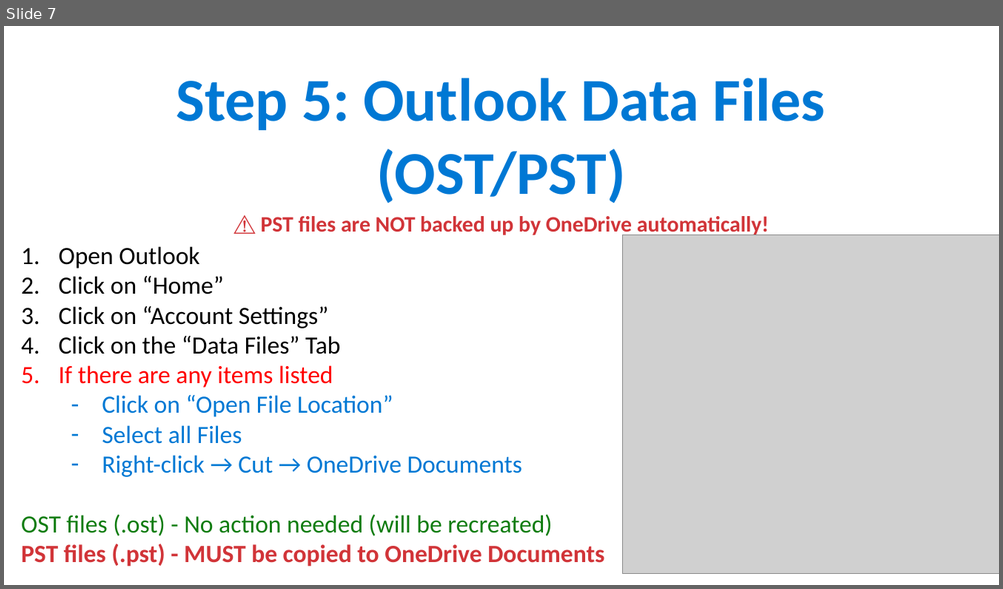
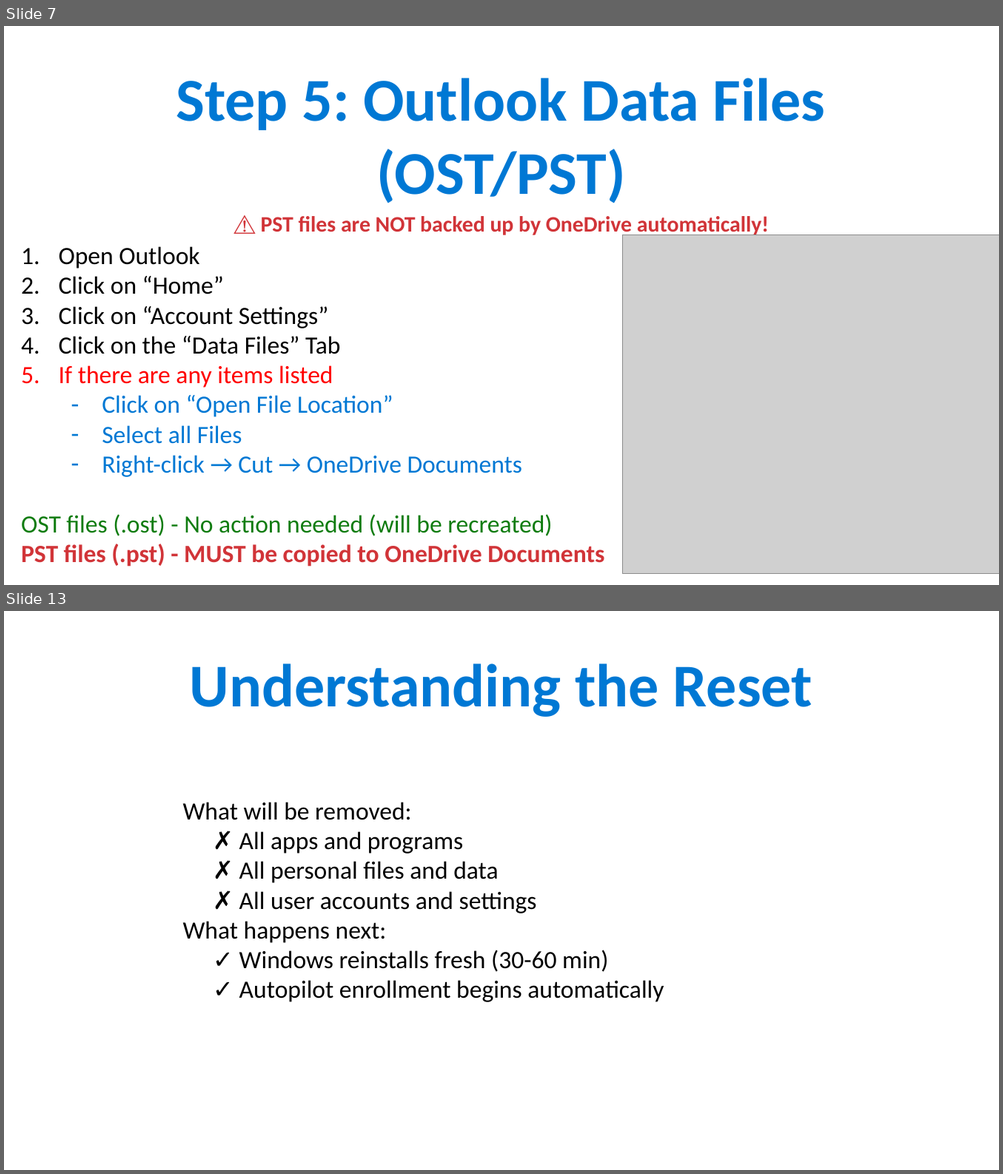
Before and after one commit to ipsghonline/tmp, a slide deck: presentation/Phase1-Backup-Guide.pptx. Shown one above the other, each under a label of ours: slide 7 before the commit, slides 7 and 13 after it; the slides between them are not shown. The pictures are 1003x589 and 1003x1174 pixels, drawn with LibreOffice and Linux fonts; fonts in the diff are those of the drawing; grey boxes stand for pictures. Boxes give left, top, right and bottom in pixels: in the first picture for what was removed or moved away, otherwise in the second. Text is boxed around its words. In the diff, an @@ line names an element or a change of style, - is before the commit and + after.

```diff
--- a/presentation/Phase1-Backup-Guide.pptx
+++ b/presentation/Phase1-Backup-Guide.pptx
@@ slide 13 added at [4,611,999,1170], background #FFFFFF @@
@@ text added at [189,664,812,717], 44 pt, text #0078D4, bold @@
+Understanding the Reset
@@ text added at [183,802,663,1002], 18 pt, text #000000 @@
+What will be removed:
+  ✗ All apps and programs
+  ✗ All personal files and data
+  ✗ All user accounts and settings
+What happens next:
+  ✓ Windows reinstalls fresh (30-60 min)
+  ✓ Autopilot enrollment begins automatically
```
Also in this commit, not shown: 1 slide changed, 20 other slides added, 1 slide removed.
